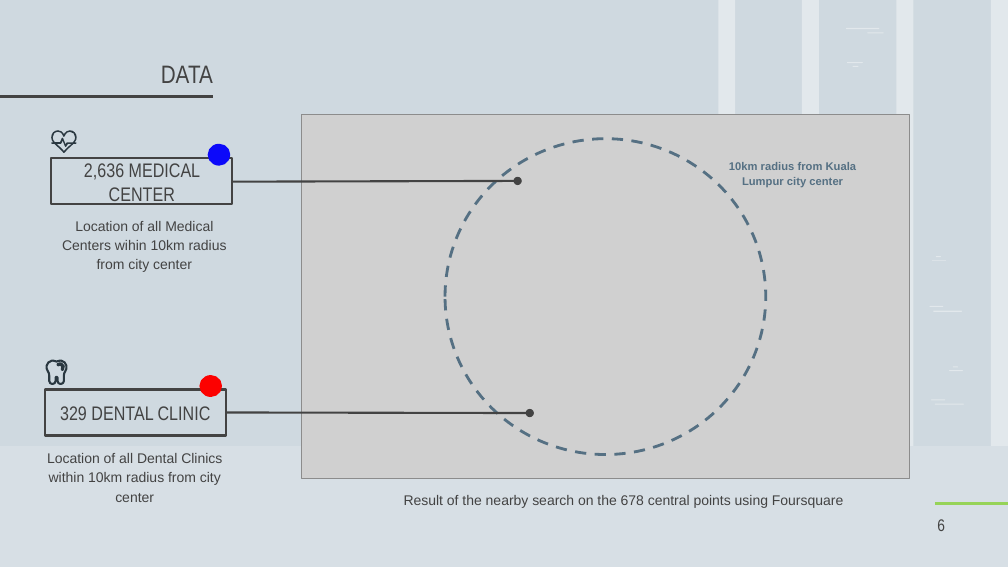
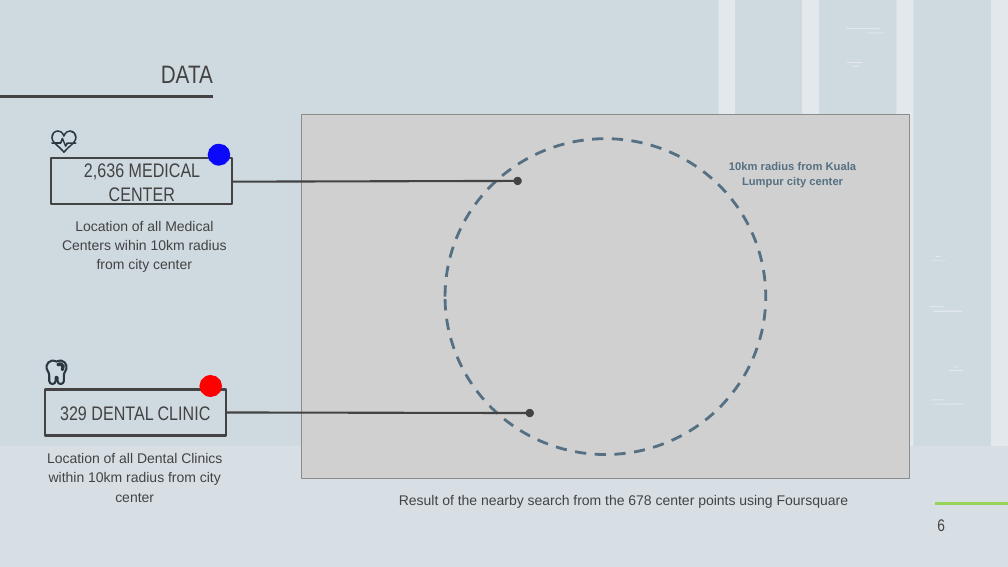
Before and after one commit to shilingt/Coursera_Capstone, a slide deck: slide 6 of Dental Clinic Location Selection.pptx. Drawn at 1008x567 pixels with LibreOffice and Linux fonts; fonts in the diff are those of the drawing; grey boxes stand for pictures. Boxes give left, top, right and bottom in pixels: in the first picture for what was removed or moved away, otherwise in the second. Text is boxed around its words. In the diff, an @@ line names an element or a change of style, - is before the commit and + after.

```diff
--- a/Dental Clinic Location Selection.pptx
+++ b/Dental Clinic Location Selection.pptx
@@ text at <box>399,495,848,508</box>: text changed @@
-Result of the nearby search on the 678 central points using Foursquare
+Result of the nearby search from the 678 center points using Foursquare
```
Also in this commit, not shown: 8 other slides changed, 2 other files.
